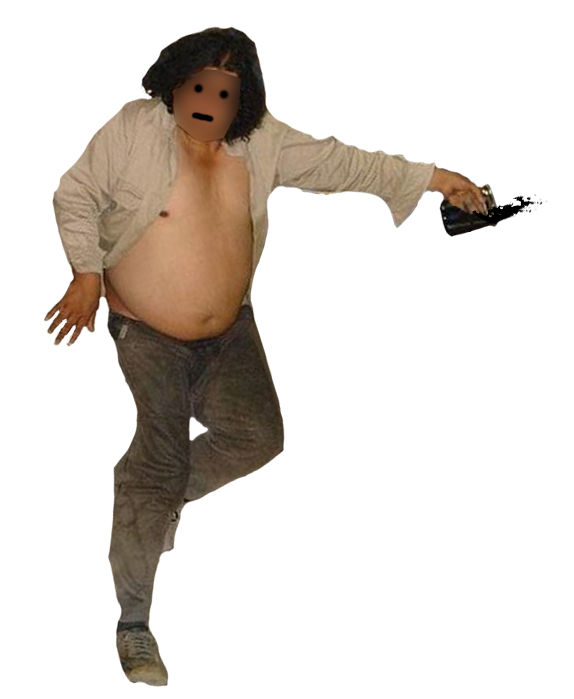
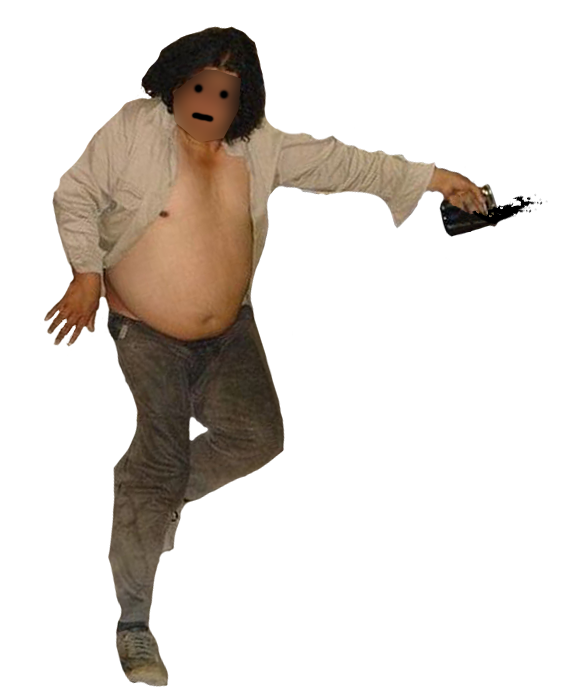
Revision of a layered (574, 699) image; what changed, layer by layer:
painted on "Liquido copia 2" over [110, 26, 305, 475]
added layer "Liquido copia 3" in group "Norracho 2" over [110, 26, 305, 475]
